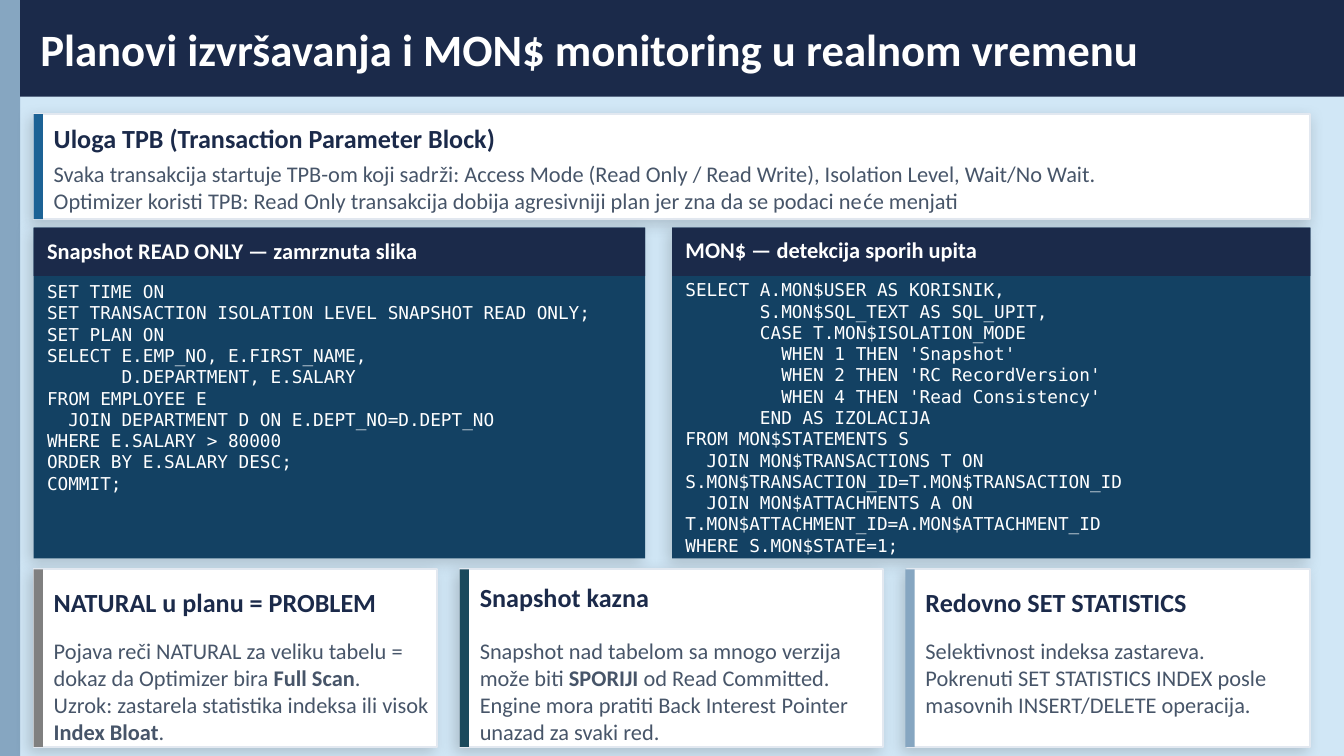
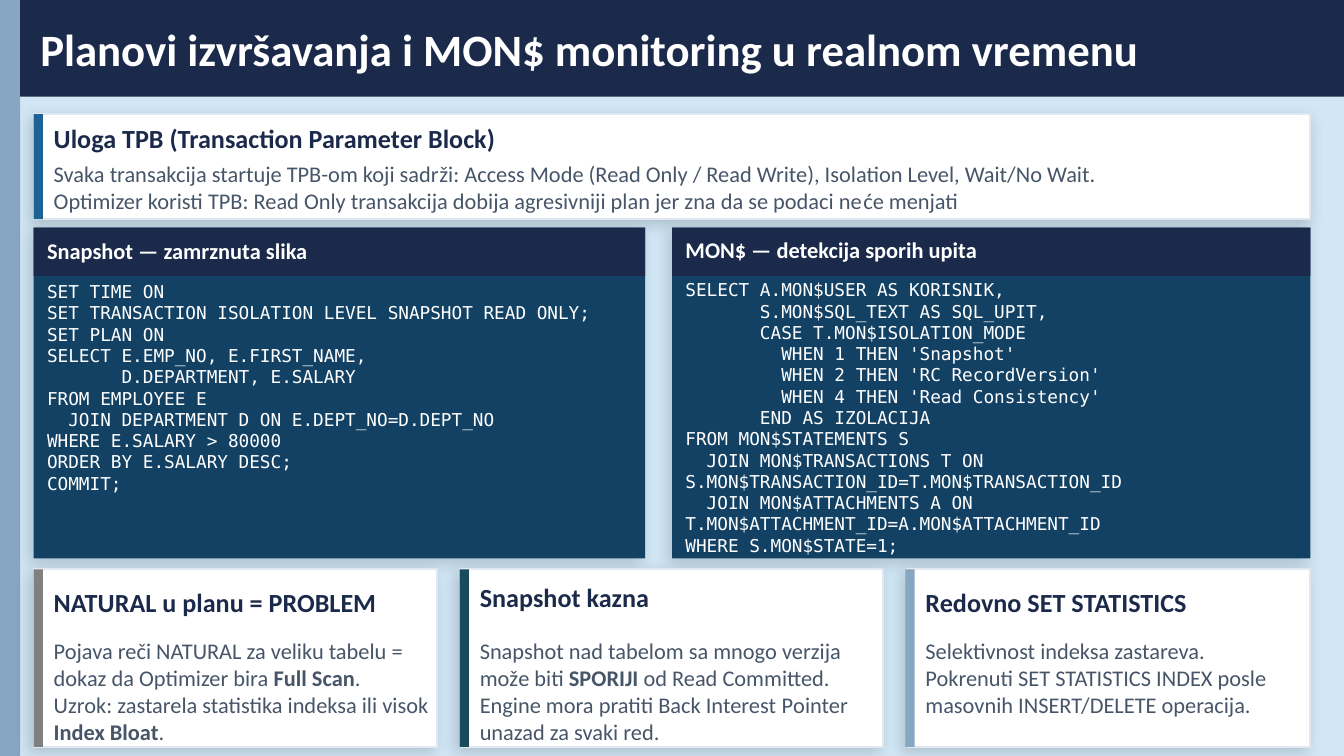
Before and after one commit to jefimija-stamenovic/subp, a slide deck: slide 9 of seminarski-2/Obrada transakcija, planovi izvršavanja transakcija, izolacija i zaključavanje u Firebird bazi podataka.pptx. Drawn at 1344x756 pixels with LibreOffice and Linux fonts; fonts in the diff are those of the drawing. Boxes give left, top, right and bottom in pixels: in the first picture for what was removed or moved away, otherwise in the second. Text is boxed around its words. In the diff, an @@ line names an element or a change of style, - is before the commit and + after.

```diff
--- a/seminarski-2/Obrada transakcija, planovi izvršavanja transakcija, izolacija i zaključavanje u Firebird bazi podataka.pptx
+++ b/seminarski-2/Obrada transakcija, planovi izvršavanja transakcija, izolacija i zaključavanje u Firebird bazi podataka.pptx
@@ text at [47, 243, 307, 263]: text changed @@
-Snapshot READ ONLY — zamrznuta slika
+Snapshot — zamrznuta slika
```
Also in this commit, not shown: 8 other files.
